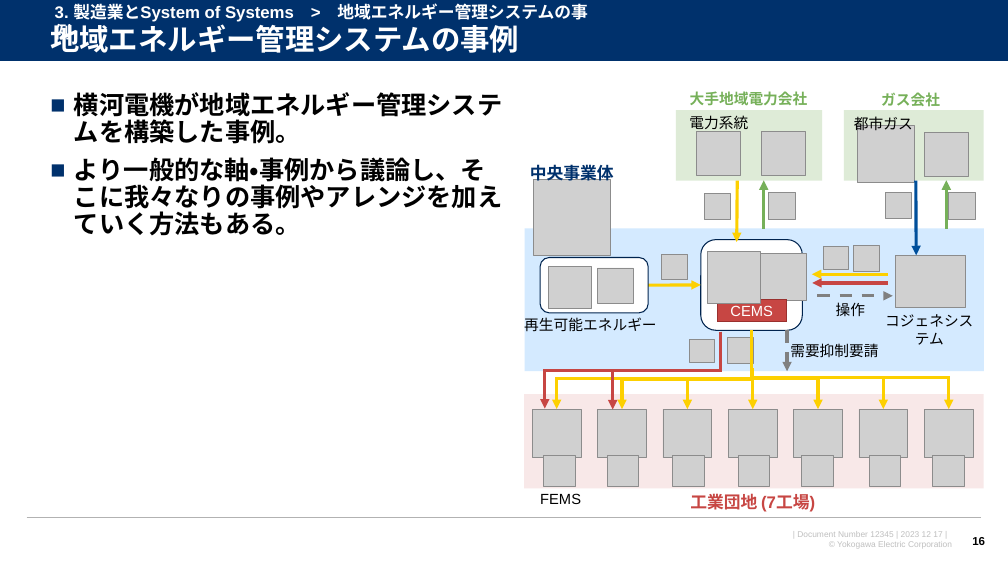
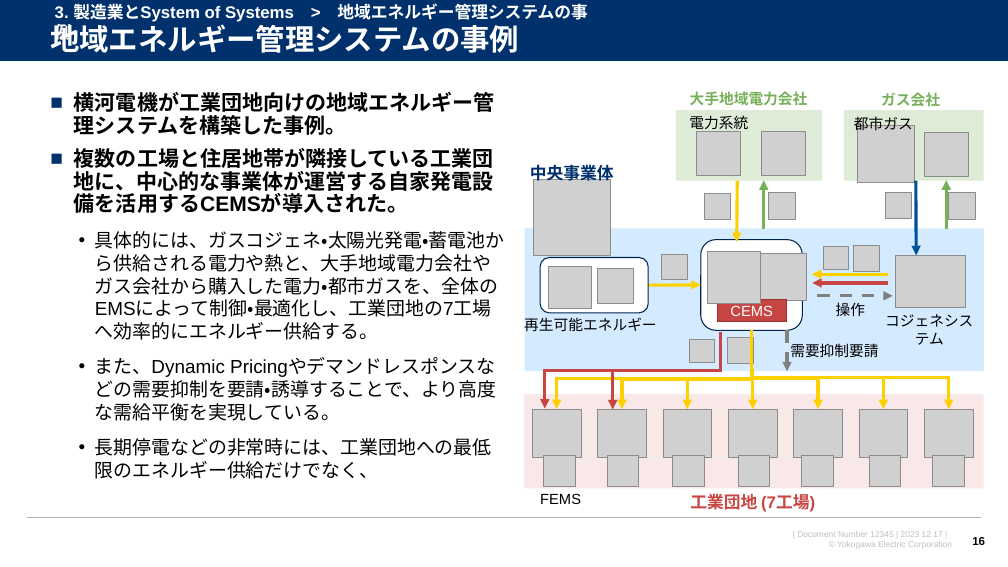
Before and after one commit to watarukumagai-git/opt, a slide deck: slide 16 of SoS/conf2023/231217_横幹連合コンファレンス_熊谷.pptx. Drawn at 1008x567 pixels with LibreOffice and Linux fonts; fonts in the diff are those of the drawing; grey boxes stand for pictures; background and template pictures are left out. Boxes give left, top, right and bottom in pixels: in the first picture for what was removed or moved away, otherwise in the second. Text is boxed around its words. In the diff, an @@ line names an element or a change of style, - is before the commit and + after.

```diff
--- a/SoS/conf2023/231217_横幹連合コンファレンス_熊谷.pptx
+++ b/SoS/conf2023/231217_横幹連合コンファレンス_熊谷.pptx
@@ text at bbox=[74, 92, 505, 479]: text changed; size 24 to 18 pt; bold off @@
-■ 横河電機が地域エネルギー管理システムを構築した事例。
-■ より一般的な軸・事例から議論し、そこに我々なりの事例やアレンジを加えていく方法もある。
+■ 横河電機が工業団地向けの地域エネルギー管理システムを構築した事例。
+■ 複数の工場と住居地帯が隣接している工業団地に、中心的な事業体が運営する自家発電設備を活用するCEMSが導入された。
+  • 具体的には、ガスコジェネ・太陽光発電・蓄電池から供給される電力や熱と、大手地域電力会社やガス会社から購入した電力・都市ガスを、全体のEMSによって制御・最適化し、工業団地の7工場へ効率的にエネルギー供給する。
+  • また、Dynamic Pricingやデマンドレスポンスなどの需要抑制を要請・誘導することで、より高度な需給平衡を実現している。
+  • 長期停電などの非常時には、工業団地への最低限のエネルギー供給だけでなく、
```
Also in this commit, not shown: 2 other slides changed, 4 slides added, 2 slides removed.
